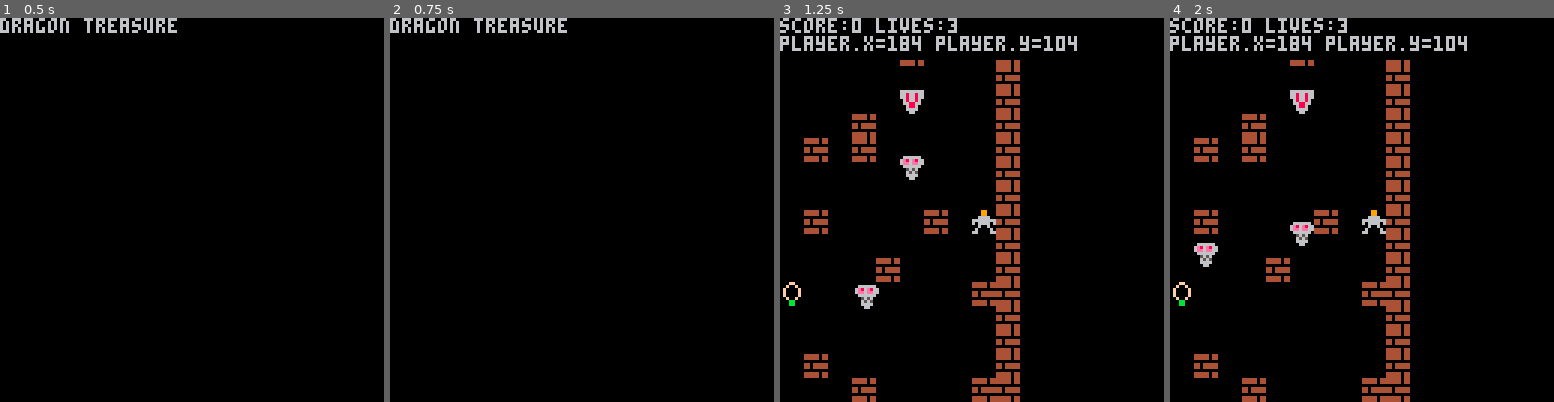
Above: before the commit, frames 1-4 (left to right).
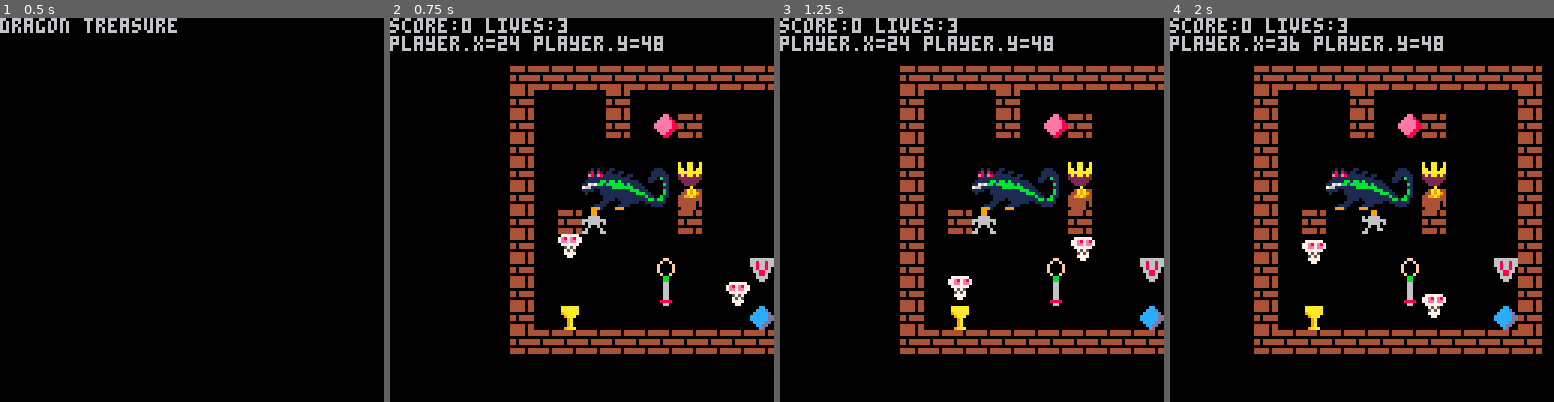
Above: after the commit, the same moments.

Repository: HNE74/pico8
Game: PICO-8 cartridge dtreasure/dtreasure.p8
Two runs of this game, one before a commit and one after it. Both use one fixed random seed, a clock stepped at 60 frames per second and the inputs below.
Inputs:
- Up to frame 1 (0.5 s): tap X (X key) at 0.33 s
- Up to frame 2 (0.75 s): tap O (Z key) at 0.7 s
- Up to frame 3 (1.25 s): tap X (X key) at 1.07 s
- Up to frame 4 (2 s): hold Right from 1.6 s (still down); tap O (Z key) at 1.7 s; tap X (X key) at 1.85 s

Frame 1 is identical in both runs. In frame 2, 15% of the frame differs, in the area x 0-100%, y 0-88%; in frame 3, 18%; in frame 4, 22%, in the area x 0-97%, y 4-100%.

Commit message:
skull player collision detection

Diff:
--- a/dtreasure/dtreasure.p8
+++ b/dtreasure/dtreasure.p8
@@ -80,9 +80,9 @@
   world.xcam=0
   world.ycam=0
   world.tiles={}
-  world.width=25
-  world.height=25
-  world.obstacles=40
+  world.width=12
+  world.height=12
+  world.obstacles=5
 
   for y=1,world.height do
     world[y]={}
@@ -254,15 +254,13 @@
 function init_skull_startpos(skull)
   local col=true
   local x,y=-1,-1
-  while(col==true) do
+  while col do
     skull.xp=flr(rnd(world.width))*tile.w
     skull.yp=flr(rnd(world.height))*tile.h
     col=false
     for t in all(world.tiles) do
-      local anycol=intersect(t,skull)
-      if anycol and t.value~=0 then
-        col=true
-      end
+      col=intersect(t,skull)
+      if col and t.value~=0 then break end
     end
 
     if not col then
@@ -301,14 +299,19 @@
 function init_player_startpos()
   local pcol=true
   local px,py=-1,-1
-  while(pcol==true) do
+  while pcol do
     player.xp=flr(rnd(world.width))*tile.w
     player.yp=flr(rnd(world.height))*tile.h
     pcol=false
     for t in all(world.tiles) do
-      local anycol=intersect(t,player)
-      if anycol and t.value~=0 then
-        pcol=true
+      pcol=intersect(t,player)
+      if pcol and t.value~=0 then break end
+    end
+
+    if not pcol then
+      for s in all(skulls) do
+        pcol=intersect(s,player)
+        if pcol then break end
       end
     end
 
@@ -382,16 +385,14 @@
   dragon.hits=0
   dragon.maxhits=maxhits
 
-  local dcol=true
-  while(dcol==true) do
+  local col=true
+  while(col==true) do
     dragon.xp=flr(rnd(world.width))*tile.w
     dragon.yp=flr(rnd(world.height))*tile.h
-    dcol=false
+    col=false
     for t in all(world.tiles) do
-      local anycol=intersect(t,dragon)
-      if anycol and t.value~=0 then
-        dcol=true
-      end
+      col=intersect(t,dragon)
+      if col and t.value~=0 then break end
     end
   end
 end
@@ -670,6 +671,8 @@
     if col then
       redirect_skull(s)
     end
+
+    animate_object(s)
   end
 end
 
@@ -740,6 +743,7 @@
 
   if not player.shielddrawn then
     player_fire_coll()
+    player_skull_coll()
   end
 
   local dtouch=intersect(player,dragon)
@@ -812,6 +816,16 @@
       game.state=2
       create_dead()
       del(dragon.fire,f)
+    end
+  end
+end
+
+function player_skull_coll()
+  for s in all(skulls) do
+    if intersect(player,s) then
+      player.lives-=1
+      game.state=2
+      create_dead()
     end
   end
 end
@@ -858,14 +872,14 @@
 000000333000033333300333333300000090a8090000080900000000000000000000000000000000000000000000000000000000000000000000000000000000
 000033330000333300000003333000000808a0a0089000000090a000000000000000000000000000000000000000000000000000000000000000000000000000
 000999300009990000000000000000000a000a0000000a0000000000000000000000000000000000000000000000000000000000000000000000000000000000
-06666660066666600000000000000000000000000000000000000000000000000000000000000000000000000000000000000000000000000000000000000000
-6e86e86666e86e860000000000000000000000000000000000000000000000000000000000000000000000000000000000000000000000000000000000000000
-6ee6ee6666ee6ee60000000000000000000000000000000000000000000000000000000000000000000000000000000000000000000000000000000000000000
-06666660066666600000000000000000000000000000000000000000000000000000000000000000000000000000000000000000000000000000000000000000
-00565600006565000000000000000000000000000000000000000000000000000000000000000000000000000000000000000000000000000000000000000000
-00656500005656000000000000000000000000000000000000000000000000000000000000000000000000000000000000000000000000000000000000000000
-00666600006666000000000000000000000000000000000000000000000000000000000000000000000000000000000000000000000000000000000000000000
-00066000000660000000000000000000000000000000000000000000000000000000000000000000000000000000000000000000000000000000000000000000
+07777770077777700000000000000000000000000000000000000000000000000000000000000000000000000000000000000000000000000000000000000000
+7e87e87777e87e870000000000000000000000000000000000000000000000000000000000000000000000000000000000000000000000000000000000000000
+7ee7ee7777ee7ee70000000000000000000000000000000000000000000000000000000000000000000000000000000000000000000000000000000000000000
+07777770077777700000000000000000000000000000000000000000000000000000000000000000000000000000000000000000000000000000000000000000
+00575700007575000000000000000000000000000000000000000000000000000000000000000000000000000000000000000000000000000000000000000000
+00757500005757000000000000000000000000000000000000000000000000000000000000000000000000000000000000000000000000000000000000000000
+00777700007777000000000000000000000000000000000000000000000000000000000000000000000000000000000000000000000000000000000000000000
+00077000000770000000000000000000000000000000000000000000000000000000000000000000000000000000000000000000000000000000000000000000
 
 
 
